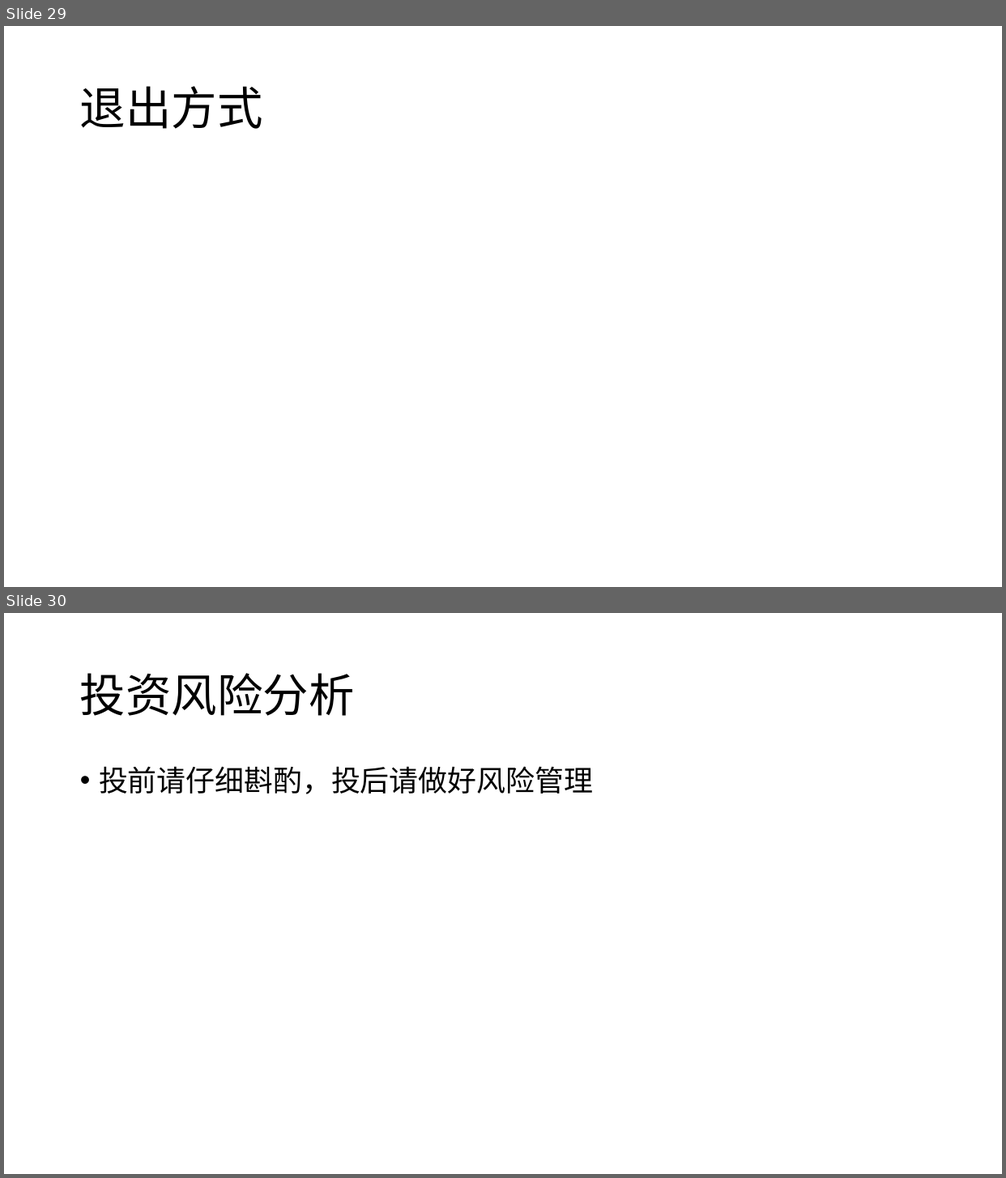
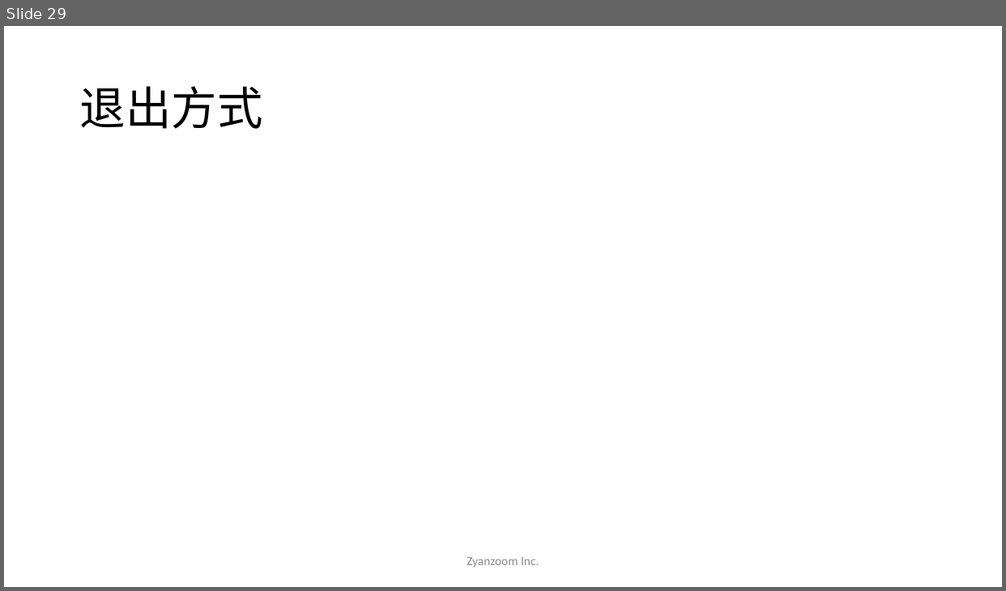
Before and after one commit to twigzxd/ZXXXZ, a slide deck: 智能快递柜ppt.pptx. Shown one above the other, each under a label of ours: slides 29 and 30 before the commit, slide 29 after it. The pictures are 1006x1178 and 1006x591 pixels, drawn with LibreOffice and Linux fonts; fonts in the diff are those of the drawing. Boxes give left, top, right and bottom in pixels: in the first picture for what was removed or moved away, otherwise in the second. Text is boxed around its words. In the diff, an @@ line names an element or a change of style, - is before the commit and + after.

```diff
--- a/智能快递柜ppt.pptx
+++ b/智能快递柜ppt.pptx
@@ slide 30 removed at (x1=4, y1=613, x2=1002, y2=1174), background #FFFFFF @@
@@ title removed at (x1=80, y1=673, x2=355, y2=716) @@
-投资风险分析
@@ text removed at (x1=99, y1=766, x2=593, y2=794) @@
-• 投前请仔细斟酌，投后请做好风险管理
@@ slide 29 changed as well @@
@@ text added at (x1=467, y1=557, x2=539, y2=568), 12 pt, text #8C8C8C @@
+Zyanzoom Inc.
```
Also in this commit, not shown: 26 other slides changed, 2 slides added, 1 other slide removed, 1 other file.
